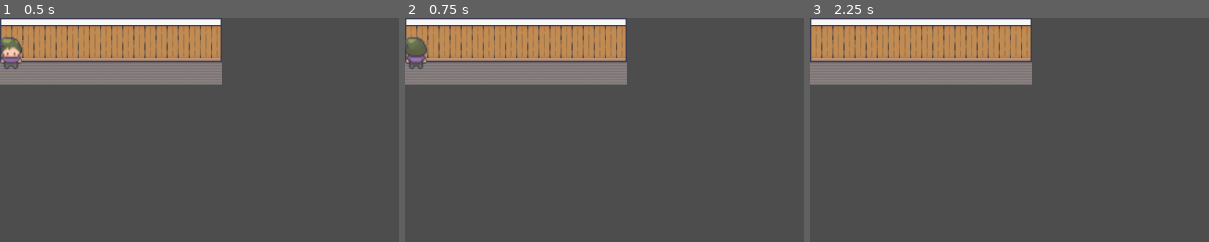
Above: before the commit, frames 1-3 (left to right).
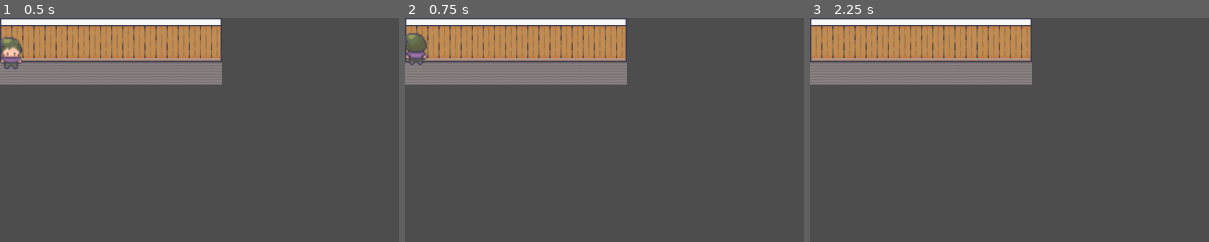
Above: after the commit, the same moments.

Repository: TurnrDev/EchoScape
Game: Godot game, scene res://scenes/level.tscn
Two runs of this game, one before a commit and one after it. Both use one fixed random seed, a clock stepped at 60 frames per second and the inputs below.
Inputs:
- Up to frame 1 (0.5 s): no input
- Up to frame 2 (0.75 s): tap Enter at 0.5 s; hold Up (ui_up) from 0.53 s (still down)
- Up to frame 3 (2.25 s): tap Space at 1.25 s; tap Enter at 2 s; release Up (ui_up) at 2.03 s; hold Left (ui_left) from 2.03 s (still down)
The pictures show only the part of the screen within x 0-50%, y 0-50%; the shares and areas given below are measured in that part.

Frame 1 is identical in both runs. In frame 2, 0.5% of the frame differs, in the area x 0-6%, y 6-23%; in frame 3, nothing differs.

Commit message:
Adjust player collision

Diff:
--- a/characters/player.tscn
+++ b/characters/player.tscn
@@ -4,7 +4,7 @@
 [ext_resource type="Texture2D" uid="uid://bjulhhiimi465" path="res://assets/characters/Adam_idle_16x16.png" id="1_yoc2o"]
 
 [sub_resource type="CapsuleShape2D" id="CapsuleShape2D_2ro7p"]
-radius = 4.0
+radius = 1.0
 height = 16.0
 
 [node name="player" type="CharacterBody2D"]
